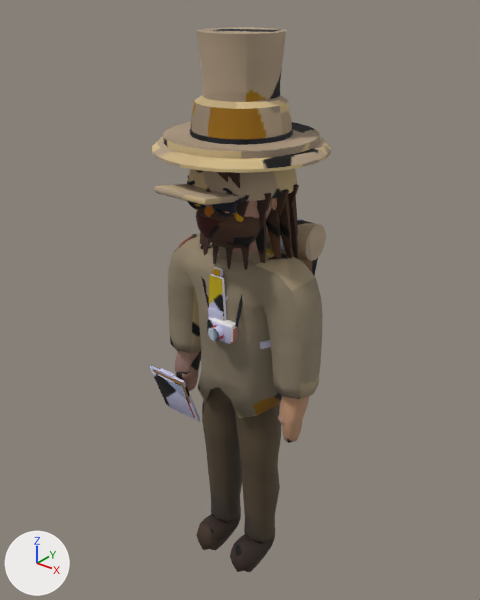
An edit to the glTF model game/assets/models/character.glb, drawn before and after from the same camera.
The view is the same before and after, from a camera (50 mm lens) standing at (1.45, -1.82, 2.38) and looking at (-0.05, 0.05, 1.22). Arrows for +X, +Y and +Z are at lower left; the lights stay in place. The first picture is the older version. Vertices at exactly the same position are counted once.

Before the edit, the objects in view are built like this:
```python
ob_backpack = bpy.data.objects.new('Backpack', me_backpack)
ob_backpack.location = (0.0, 0.0, 0.0)
ob_clipboard = bpy.data.objects.new('Clipboard', me_clipboard)
ob_clipboard.location = (0.0, 0.0, 0.0)
ob_coat = bpy.data.objects.new('Coat', me_coat)
ob_coat.location = (0.0, 0.0, 0.0)
ob_hat_safari = bpy.data.objects.new('Hat_Safari', me_hat_safari)
ob_hat_safari.location = (0.0, 0.0, 0.0)
ob_hat_top = bpy.data.objects.new('Hat_Top', me_hat_top)
ob_hat_top.location = (0.0, 0.0, 0.0)
ob_photocamera = bpy.data.objects.new('PhotoCamera', me_photocamera)
ob_photocamera.location = (0.0, 0.0, 0.0)
ob_tie = bpy.data.objects.new('Tie', me_tie)
ob_tie.location = (0.0, 0.0, 0.0)
# also in view: 'Beard' at (0.0, -0.08, 1.6); 'Hair_Sides' at (0.0, 0.0, 1.69); 'Hair_Long' at (0.0, 0.03, 1.66); 'SM_Char_Body' at (0.0, -0.01, 0.78); 'Hat_Cap' at (0.0, -0.06, 1.81)
```
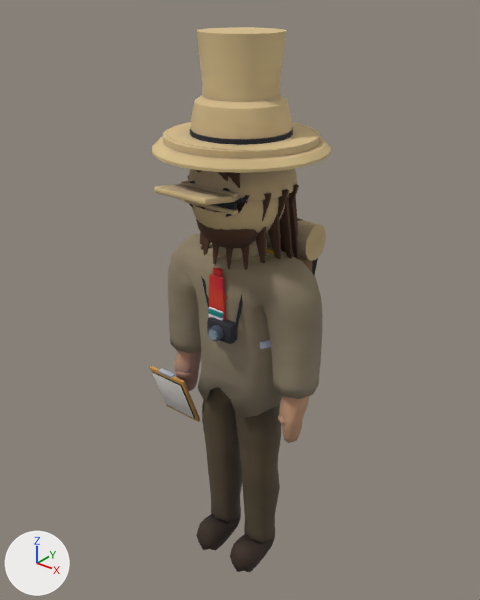
Boxes (x1, y1, x2, y2) around the edits, measured in the pictures (480 x 600 px):
'Balaclava', added (brown): after (181, 171, 289, 261)
part 1 of me_clipboard, surface changed: (149, 366, 200, 422) in both
part 2 of me_coat, surface changed: (170, 234, 319, 418) in both
part 3 of me_hat_safari, surface changed (brown to beige): (152, 95, 331, 172) in both
part 4 of me_hat_top, surface changed: (163, 27, 320, 159) in both
part 5 of me_photocamera, surface changed: (206, 294, 239, 344) in both
part 6 of me_tie, surface changed: (209, 267, 226, 320) in both

The change, as a diff of the scene's bpy script:
```diff
--- a/game/assets/models/character.glb.py
+++ b/game/assets/models/character.glb.py
@@ me_clipboard @@
 me_clipboard.from_pydata(...)  # 168 vertices, 324 faces; spans x -0.38..-0.18, y -0.157..-0.054, z 0.633..0.895
 # used by ob_clipboard; location = (0.0, 0.0, 0.0)
+# me_clipboard part 1: texture (UV) coordinates of 324 of 324 faces, centred in x -0.38..-0.18, y -0.157..-0.054, z 0.633..0.895, changed; they spanned u 0.08..0.97, v 0.51..0.93 and now span u 0.21..0.97, v 0.01..0.81
 me_clipboard.materials.append(mat_mat_character)
@@ me_coat @@
 me_coat.from_pydata(...)  # 430 vertices, 868 faces; spans x -0.357..0.357, y -0.144..0.165, z 0.808..1.487
 # used by ob_coat; location = (0.0, 0.0, 0.0)
+# me_coat part 2: 832 kept faces spanning x -0.357..0.357, y -0.144..0.165, z 0.808..1.487 get new texture (UV) coordinates
 me_coat.materials.append(mat_coat)
@@ me_hat_safari @@
 me_hat_safari.from_pydata(...)  # 315 vertices, 618 faces; spans x -0.31..0.31, y -0.31..0.31, z 1.84..2.04
 # used by ob_hat_safari; location = (0.0, 0.0, 0.0)
+# me_hat_safari part 3: texture (UV) coordinates of 618 of 618 faces, centred in x -0.307..0.307, y -0.307..0.307, z 1.843..2.037, changed; they spanned u 0.01..0.74, v 0.03..0.67 and now span u 0.01..0.72, v 0.1..0.64
 me_hat_safari.materials.append(mat_hat)
@@ me_hat_top @@
 me_hat_top.from_pydata(...)  # 177 vertices, 342 faces; spans x -0.27..0.27, y -0.27..0.27, z 1.874..2.225
 # used by ob_hat_top; location = (0.0, 0.0, 0.0)
+# me_hat_top part 4: texture (UV) coordinates of 342 of 342 faces, centred in x -0.268..0.268, y -0.268..0.268, z 1.874..2.225, changed; they spanned u 0.01..0.69, v 0.01..0.81 and now span u 0.01..0.8, v 0.01..0.78
 me_hat_top.materials.append(mat_hat)
@@ me_photocamera @@
 me_photocamera.from_pydata(...)  # 128 vertices, 236 faces; spans x -0.106..0.107, y -0.205..-0.015, z 1.16..1.475
 # used by ob_photocamera; location = (0.0, 0.0, 0.0)
+# me_photocamera part 5: texture (UV) coordinates of 236 of 236 faces, centred in x -0.09..0.101, y -0.205..-0.015, z 1.16..1.475, changed; they spanned u 0.01..0.97, v 0.09..0.96 and now span u 0.18..0.97, v 0.01..0.96
 me_photocamera.materials.append(mat_mat_character)
@@ me_tie @@
 me_tie.from_pydata(...)  # 66 vertices, 124 faces; spans x -0.04..0.04, y -0.148..-0.125, z 1.155..1.435
 # used by ob_tie; location = (0.0, 0.0, 0.0)
+# me_tie part 6: texture (UV) coordinates of 124 of 124 faces, centred in x -0.037..0.037, y -0.148..-0.125, z 1.172..1.435, changed; they spanned u 0.11..0.97, v 0.15..0.98 and now span u 0.34..0.97, v 0.34..0.96
 me_tie.materials.append(mat_mat_character)
@@ me_balaclava @@
+me_balaclava.from_pydata(...)  # 824 vertices, 1604 faces; spans x -0.176..0.176, y -0.195..0.19, z 1.45..1.886
+me_balaclava.materials.append(mat_hat)
@@ ob_balaclava @@
+ob_balaclava = bpy.data.objects.new('Balaclava', me_balaclava)
+ob_balaclava.location = (0.0, 0.0, 0.0)
```
